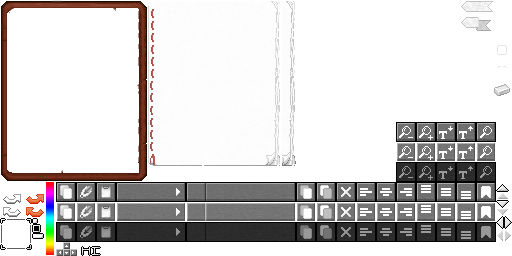
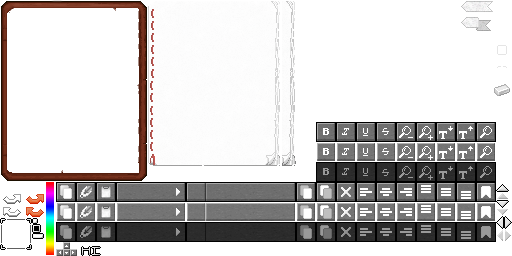
The second 512px x 256px image is a revision of the first. Changes to its layers:
added group "strikethrough" with 4 layers above "underline" over left=376, top=122, right=396, bottom=182
added layer "Слой 89 копия 8" in group "strikethrough" over left=382, top=169, right=389, bottom=176
added layer "Слой 89 копия 7" in group "strikethrough" over left=382, top=148, right=389, bottom=155
added layer "Слой 89" (1st of 4, in "strikethrough") in group "strikethrough" over left=382, top=128, right=389, bottom=135
added layer "Слой 13 копия 19" (1st of 4, in "strikethrough") in group "strikethrough" over left=376, top=122, right=396, bottom=182
added group "underline" with 4 layers above "italic" over left=356, top=122, right=376, bottom=182
added layer "Слой 89 копия 6" in group "underline" over left=363, top=168, right=368, bottom=176
added layer "Слой 89 копия 5" in group "underline" over left=363, top=148, right=368, bottom=155
added layer "Слой 13 копия 19" (2nd of 4, in "underline") in group "underline" over left=356, top=122, right=376, bottom=182
added group "italic" with 4 layers above "bold" over left=336, top=122, right=356, bottom=182
added layer "Слой 89 копия 4" in group "italic" over left=342, top=168, right=349, bottom=175
added layer "Слой 89 копия 3" in group "italic" over left=342, top=148, right=349, bottom=155
added layer "Слой 89" (3rd of 4, in "italic") in group "italic" over left=342, top=128, right=349, bottom=135
added layer "Слой 13 копия 19" (3rd of 4, in "italic") in group "italic" over left=336, top=122, right=356, bottom=182
added group "bold" with 4 layers above "zoom" over left=316, top=122, right=336, bottom=182
added layer "Слой 89 копия 2" in group "bold" over left=323, top=168, right=329, bottom=175
added layer "Слой 13 копия 19" (4th of 4, in "bold") in group "bold" over left=316, top=122, right=336, bottom=182
…and 3 more changes (3 added)
